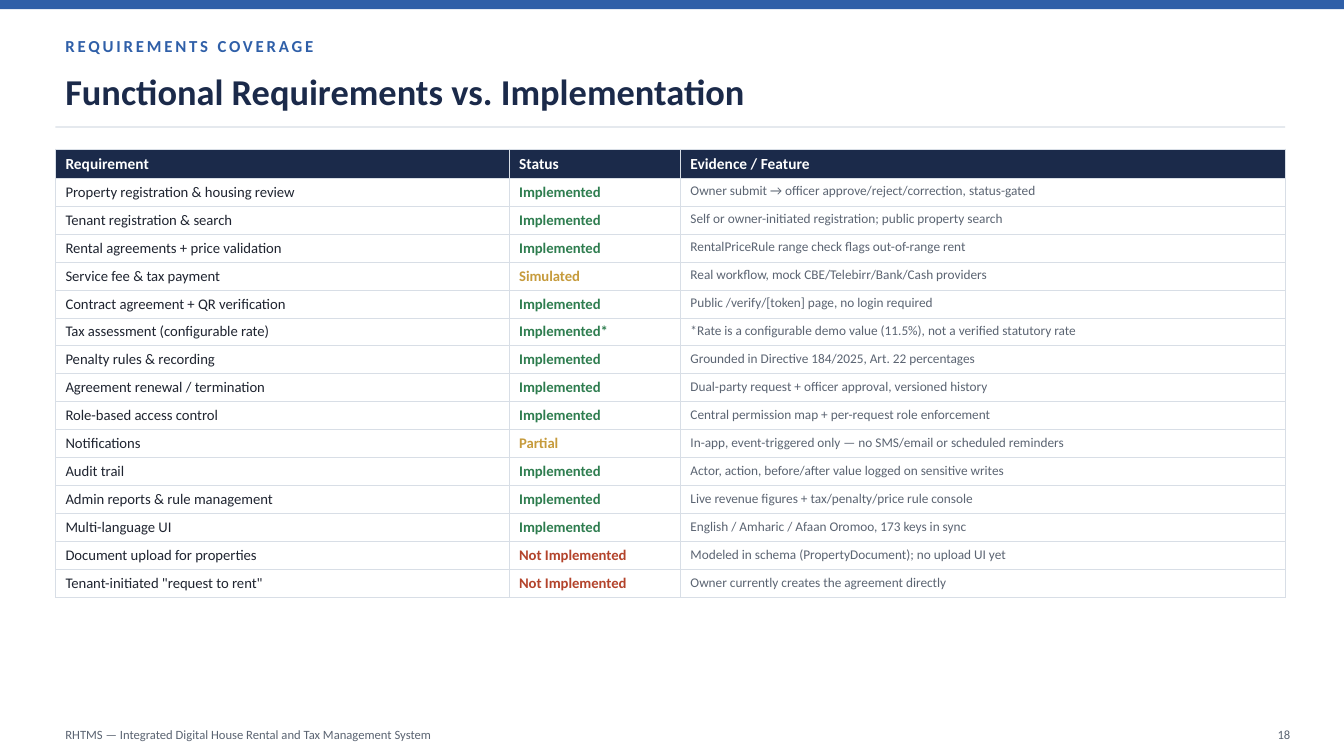
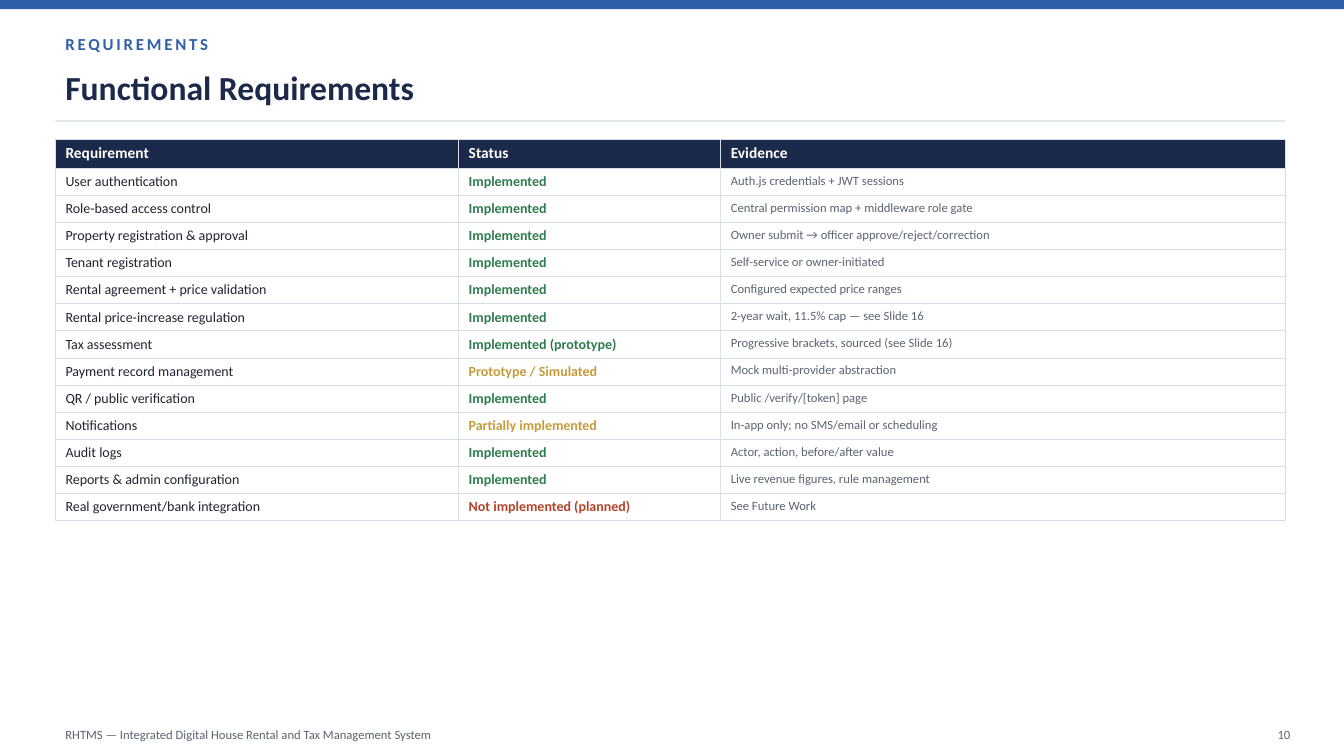
Before and after one commit to mubarekdevv/Integrated-rental-tax-management-system, a slide deck: slide 11 of docs/presentation/RHTMS_Final_Project_Presentation.pptx (slide 19 before the commit). Drawn at 1344x756 pixels with LibreOffice and Linux fonts; fonts in the diff are those of the drawing. Boxes give left, top, right and bottom in pixels: in the first picture for what was removed or moved away, otherwise in the second. Text is boxed around its words. In the diff, an @@ line names an element or a change of style, - is before the commit and + after.

```diff
--- a/docs/presentation/RHTMS_Final_Project_Presentation.pptx
+++ b/docs/presentation/RHTMS_Final_Project_Presentation.pptx
@@ text at box(65, 39, 208, 52): text changed @@
-REQUIREMENTS COVERAGE
+REQUIREMENTS
@@ text at box(65, 76, 414, 106): text changed; size 26 to 24 pt @@
-Functional Requirements vs. Implementation
+Functional Requirements
@@ line moved from (55, 127) - (1286, 127) to (55, 121) - (1286, 121) @@
@@ table at box(55, 139, 1286, 518) @@
-row 1: Requirement | Status | Evidence / Feature
-row 2: Property registration & housing review | Implemented | Owner submit → officer approve/reject/correction, status-gated
-row 3: Tenant registration & search | Implemented | Self or owner-initiated registration; public property search
-row 4: Rental agreements + price validation | Implemented | RentalPriceRule range check flags out-of-range rent
-row 5: Service fee & tax payment | Simulated | Real workflow, mock CBE/Telebirr/Bank/Cash providers
-row 6: Contract agreement + QR verification | Implemented | Public /verify/[token] page, no login required
-row 7: Tax assessment (configurable rate) | Implemented* | *Rate is a configurable demo value (11.5%), not a verified statutory rate
-row 8: Penalty rules & recording | Implemented | Grounded in Directive 184/2025, Art. 22 percentages
-row 9: Agreement renewal / termination | Implemented | Dual-party request + officer approval, versioned history
-row 10: Role-based access control | Implemented | Central permission map + per-request role enforcement
-row 11: Notifications | Partial | In-app, event-triggered only — no SMS/email or scheduled reminders
-row 12: Audit trail | Implemented | Actor, action, before/after value logged on sensitive writes
-row 13: Admin reports & rule management | Implemented | Live revenue figures + tax/penalty/price rule console
-row 14: Multi-language UI | Implemented | English / Amharic / Afaan Oromoo, 173 keys in sync
-row 15: Document upload for properties | Not Implemented | Modeled in schema (PropertyDocument); no upload UI yet
-row 16: Tenant-initiated "request to rent" | Not Implemented | Owner currently creates the agreement directly
+row 1: Requirement | Status | Evidence
+row 2: User authentication | Implemented | Auth.js credentials + JWT sessions
+row 3: Role-based access control | Implemented | Central permission map + middleware role gate
+row 4: Property registration & approval | Implemented | Owner submit → officer approve/reject/correction
+row 5: Tenant registration | Implemented | Self-service or owner-initiated
+row 6: Rental agreement + price validation | Implemented | Configured expected price ranges
+row 7: Rental price-increase regulation | Implemented | 2-year wait, 11.5% cap — see Slide 16
+row 8: Tax assessment | Implemented (prototype) | Progressive brackets, sourced (see Slide 16)
+row 9: Payment record management | Prototype / Simulated | Mock multi-provider abstraction
+row 10: QR / public verification | Implemented | Public /verify/[token] page
+row 11: Notifications | Partially implemented | In-app only; no SMS/email or scheduling
+row 12: Audit logs | Implemented | Actor, action, before/after value
+row 13: Reports & admin configuration | Implemented | Live revenue figures, rule management
+row 14: Real government/bank integration | Not implemented (planned) | See Future Work
@@ table: place and size @@
-table at box(55, 149, 1286, 595)
+table at box(55, 139, 1286, 518)
@@ text at box(1278, 731, 1291, 739): text changed @@
-18
+10
```
Also in this commit, not shown: 5 other slides changed, 14 slides added, 19 slides removed, 3 other files.
